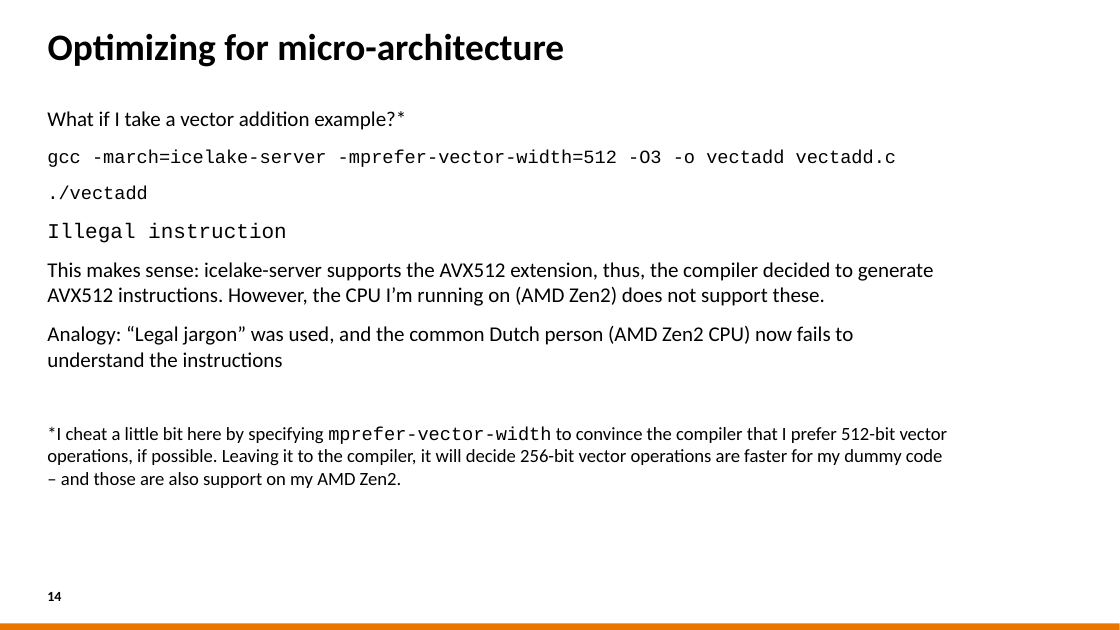
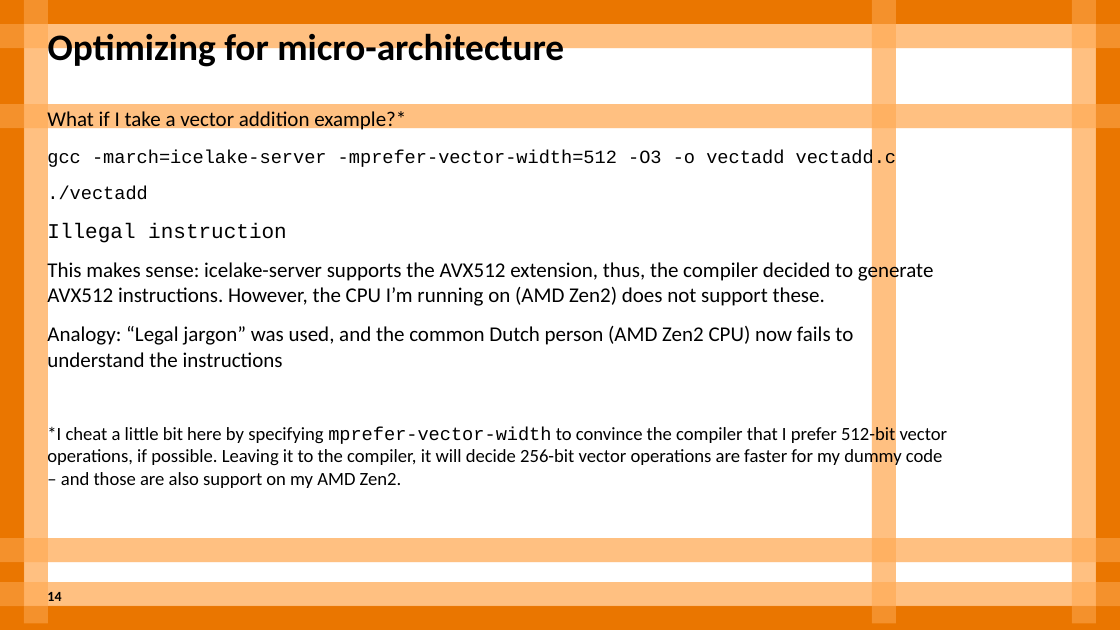
Before and after one commit to sara-nl/HPML-course-materials, a slide deck: slide 14 of Day2/slides/Software_installations_on_HPC_systems.pptx. Drawn at 1120x630 pixels with LibreOffice and Linux fonts; fonts in the diff are those of the drawing; background and template pictures are left out. Boxes give left, top, right and bottom in pixels: in the first picture for what was removed or moved away, otherwise in the second. Text is boxed around its words. In the diff, an @@ line names an element or a change of style, - is before the commit and + after.

```diff
--- a/Day2/slides/Software_installations_on_HPC_systems.pptx
+++ b/Day2/slides/Software_installations_on_HPC_systems.pptx
@@ group added at <box>0,0,1120,630</box>: 7 rectangles @@
@@ group added at <box>0,0,1120,630</box>: 11 rectangles @@
@@ group added at <box>0,0,1120,630</box>: 4 rectangles @@
```
Also in this commit, not shown: 45 other slides changed, 1 slide added, 1 slide removed.
